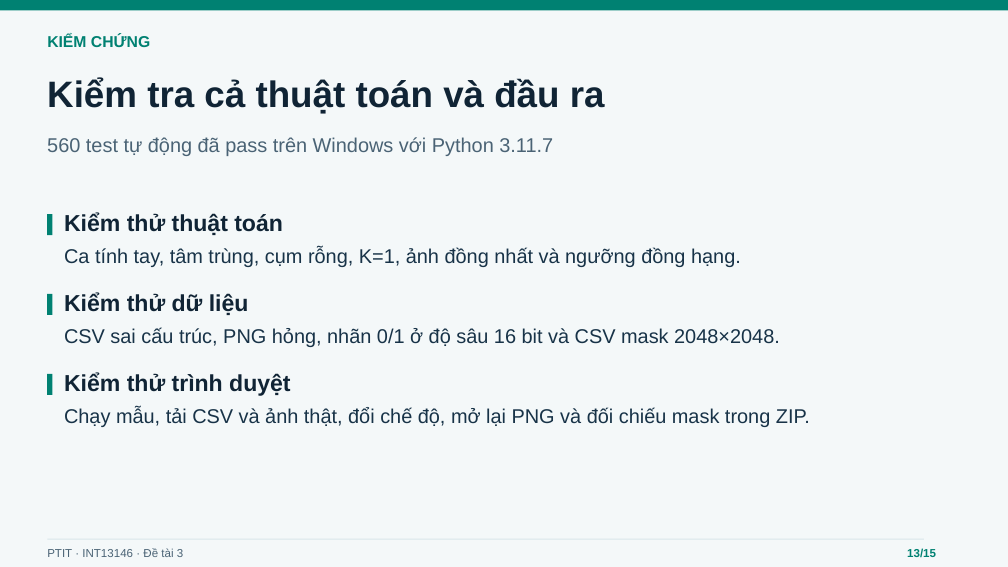
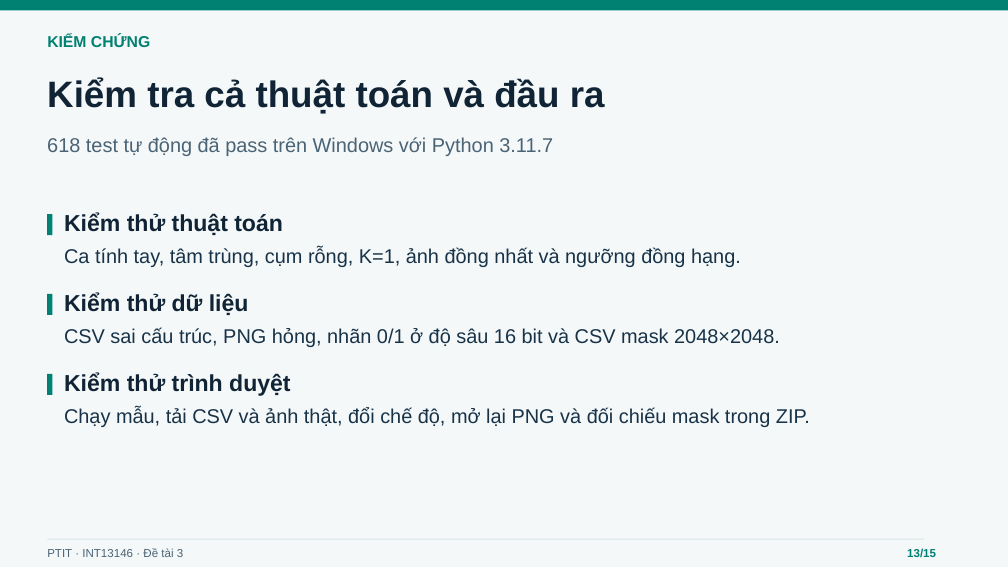
Before and after one commit to tuanpham0110/ImageSegmentationLab, a slide deck: slide 13 of docs/SLIDES.pptx. Drawn at 1008x567 pixels with LibreOffice and Linux fonts; fonts in the diff are those of the drawing. Boxes give left, top, right and bottom in pixels: in the first picture for what was removed or moved away, otherwise in the second. Text is boxed around its words. In the diff, an @@ line names an element or a change of style, - is before the commit and + after.

```diff
--- a/docs/SLIDES.pptx
+++ b/docs/SLIDES.pptx
@@ text at [47, 137, 553, 156]: text changed @@
-560 test tự động đã pass trên Windows với Python 3.11.7
+618 test tự động đã pass trên Windows với Python 3.11.7
```
Also in this commit, not shown: 13 other files.
